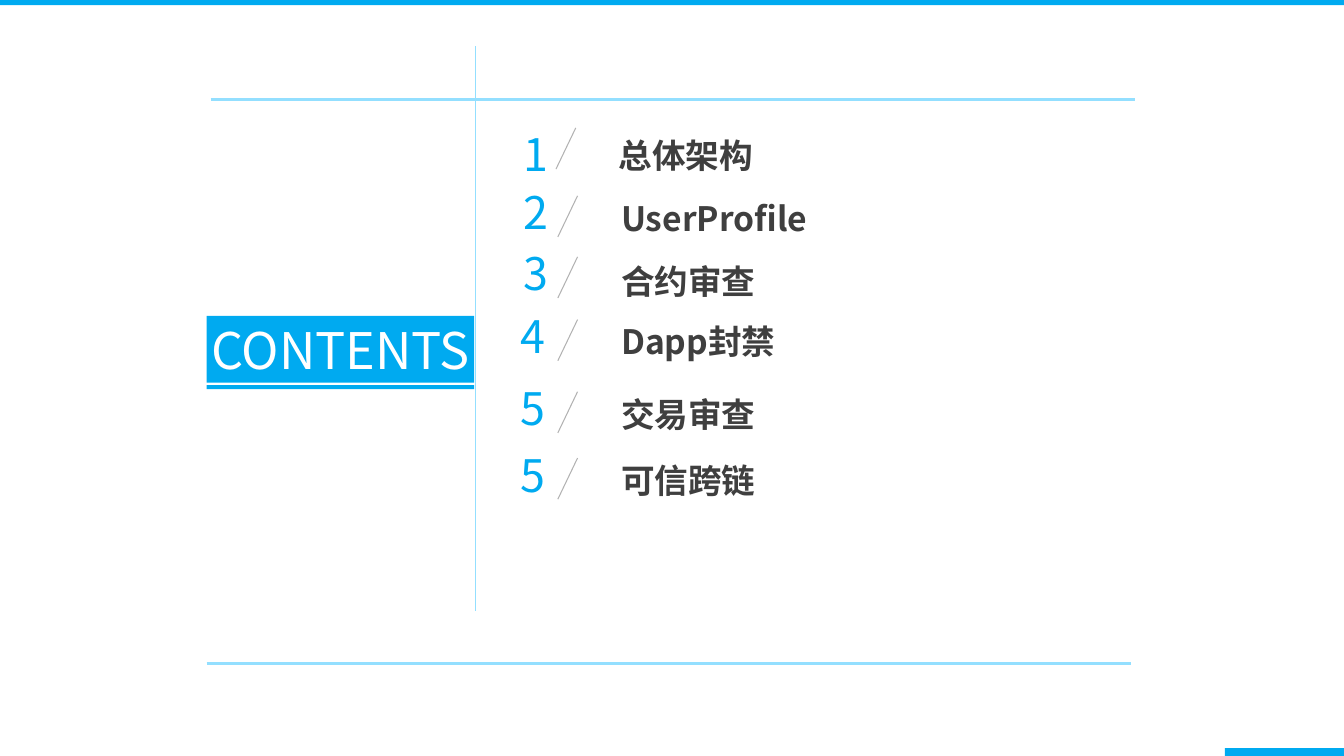
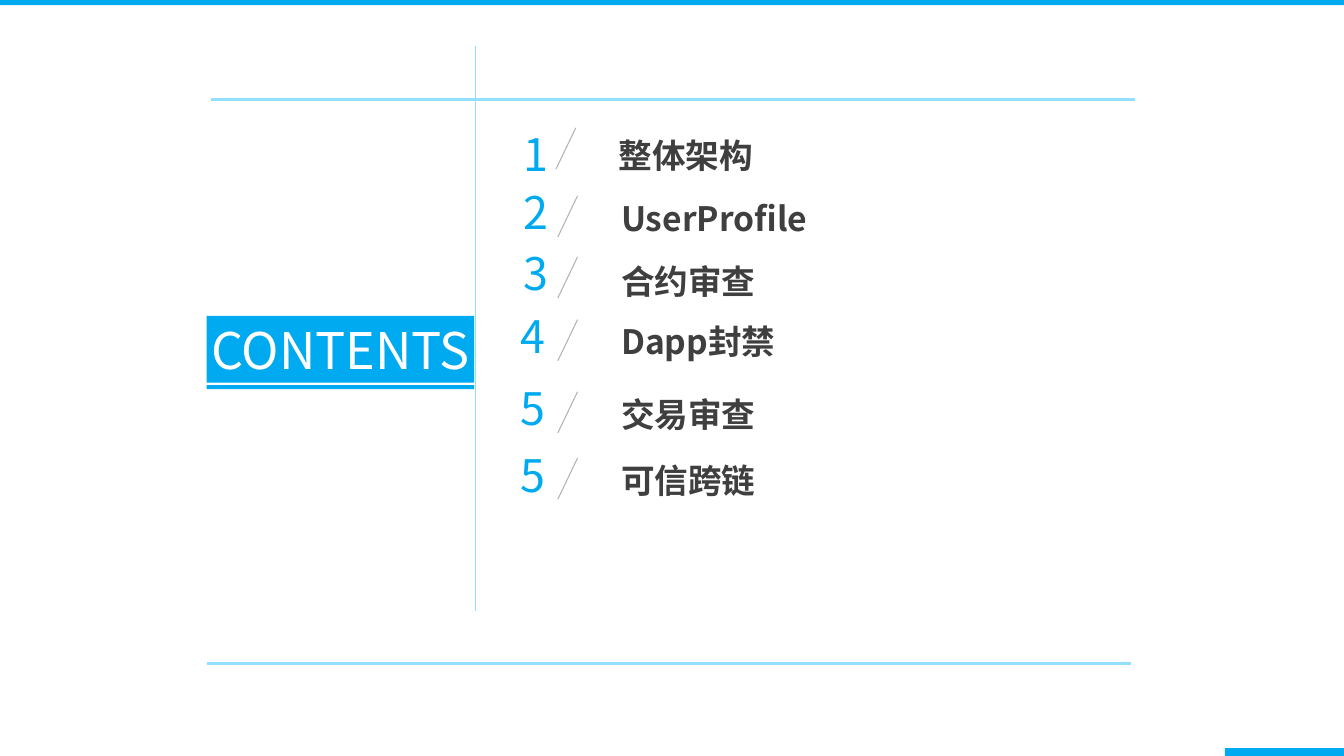
Before and after one commit to topabomb/wedid_chain, a slide deck: slide 2 of 实现设计/WeDID合规监管框架-2022-8-16.pptx. Drawn at 1344x756 pixels with LibreOffice and Linux fonts; fonts in the diff are those of the drawing; background and template pictures are left out. Boxes give left, top, right and bottom in pixels: in the first picture for what was removed or moved away, otherwise in the second. Text is boxed around its words. In the diff, an @@ line names an element or a change of style, - is before the commit and + after.

```diff
--- a/实现设计/WeDID合规监管框架-2022-8-16.pptx
+++ b/实现设计/WeDID合规监管框架-2022-8-16.pptx
@@ text at (619,139,753,171): text changed @@
-总体架构
+整体架构
```
Also in this commit, not shown: 1 slide added, 1 slide removed, 3 other files.
